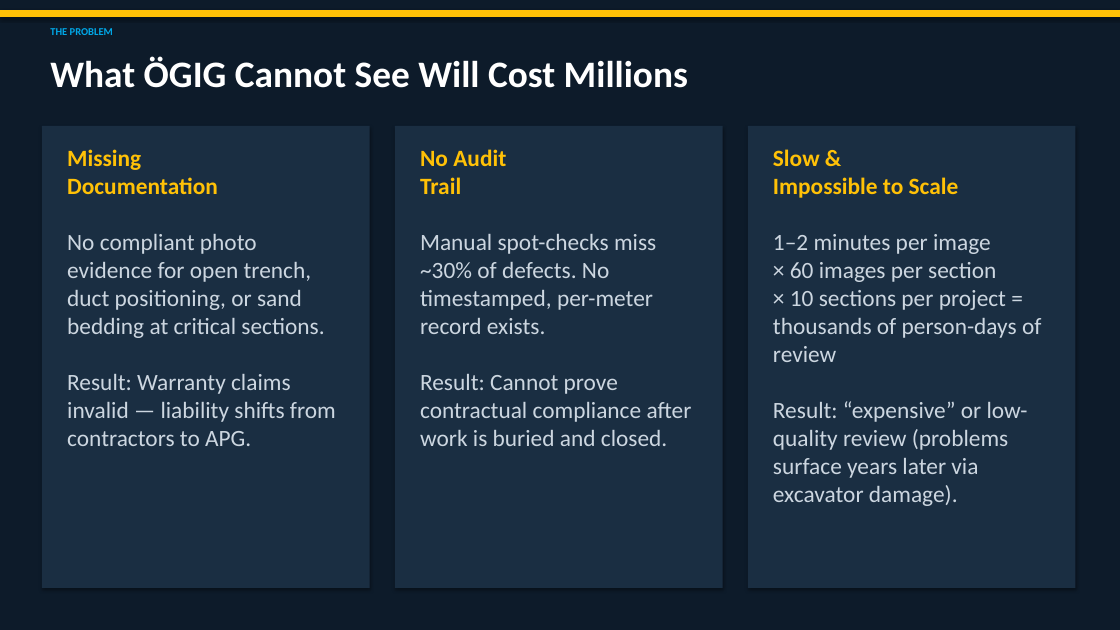
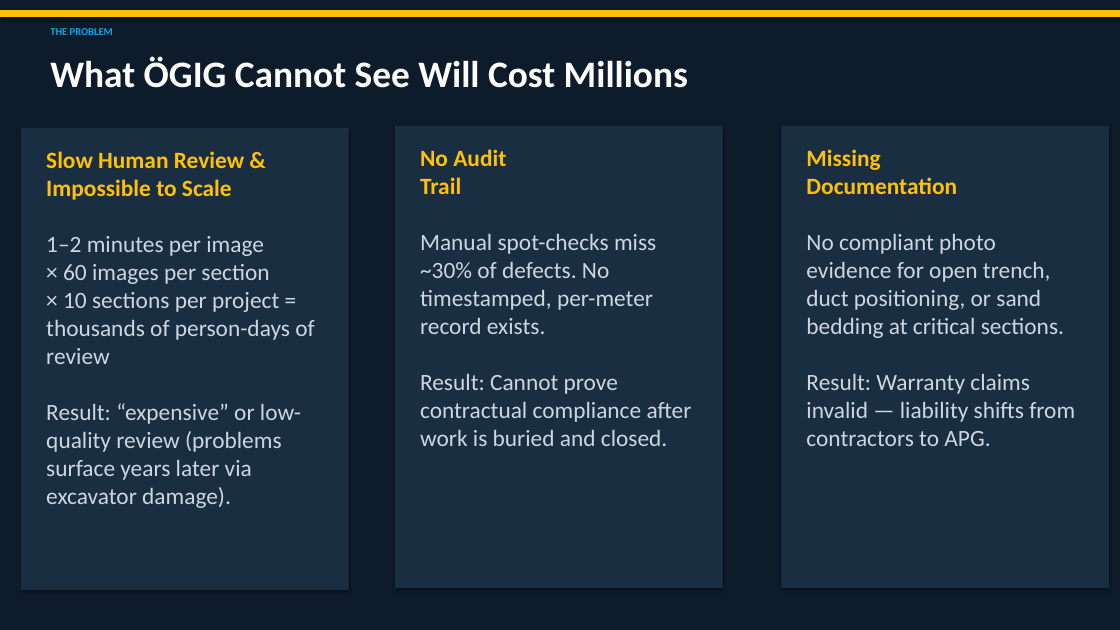
Before and after one commit to PathanAhmad/sightline-vienna-up-2026, a slide deck: slide 2 of APG_TrenchVerify_Pitch.pptx. Drawn at 1120x630 pixels with LibreOffice and Linux fonts; fonts in the diff are those of the drawing. Boxes give left, top, right and bottom in pixels: in the first picture for what was removed or moved away, otherwise in the second. Text is boxed around its words. In the diff, an @@ line names an element or a change of style, - is before the commit and + after.

```diff
--- a/APG_TrenchVerify_Pitch.pptx
+++ b/APG_TrenchVerify_Pitch.pptx
@@ rectangle: place and size @@
-rectangle at (748,126,1075,588)
+rectangle at (21,128,349,590)
@@ rectangle: place and size @@
-rectangle at (42,126,370,588)
+rectangle at (781,126,1109,588)
@@ text "Missing Documentation": place and size @@
-text "Missing Documentation" at (67,149,218,194)
+text "Missing Documentation" at (806,149,957,194)
@@ text at (46,151,244,200): text changed @@
-Slow &
-Impossible to Scale
+Slow Human Review &
+Impossible to Scale
@@ text "1–2 minutes per image × ...": place and size @@
-text "1–2 minutes per image × ..." at (773,234,1041,506)
+text "1–2 minutes per image × ..." at (46,236,314,508)
@@ text "No compliant photo evidence for ...": place and size @@
-text "No compliant photo evidence for ..." at (67,234,336,446)
+text "No compliant photo evidence for ..." at (806,234,1075,446)
```
